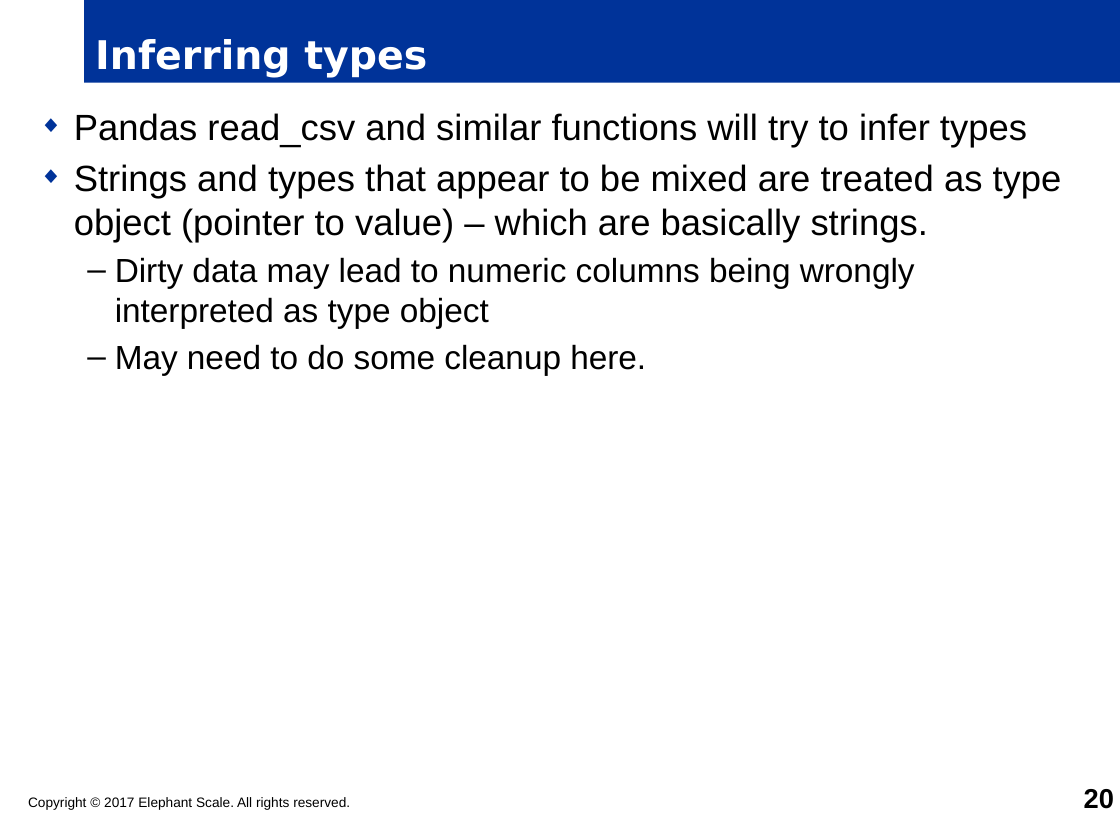
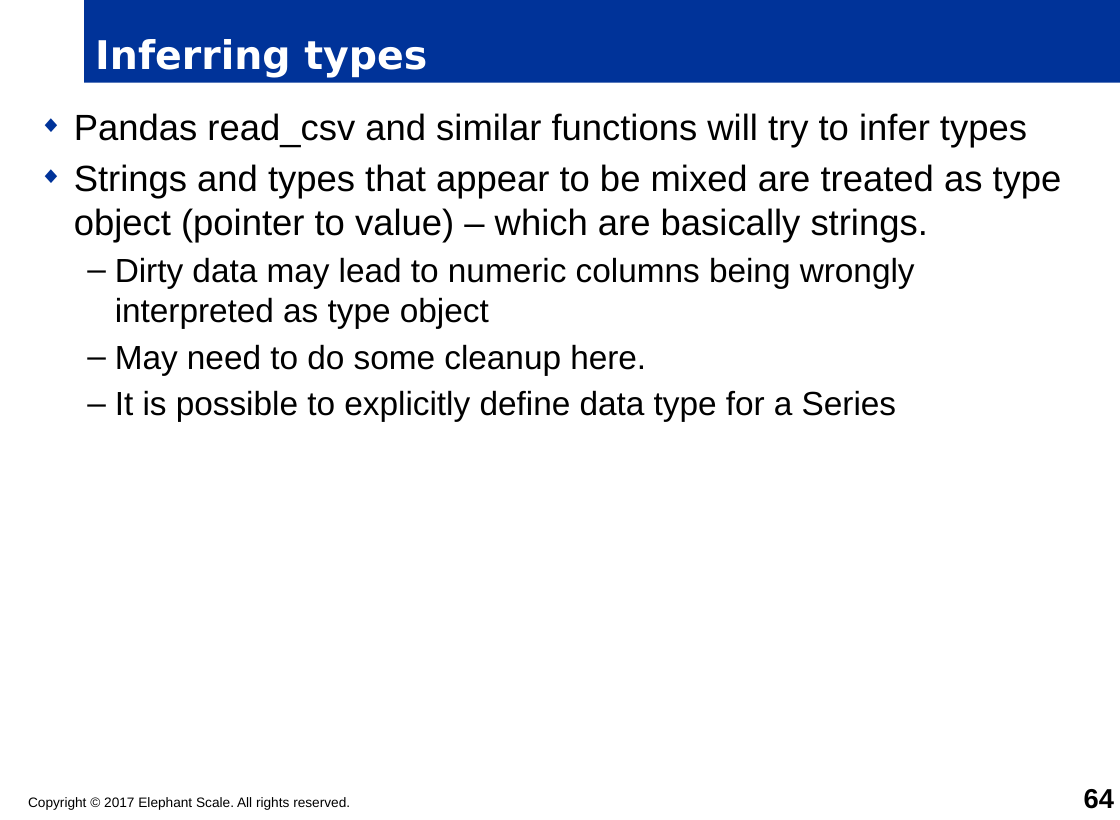
Before and after one commit to timfox456/container-resources, a slide deck: slide 64 of python/python-master/PYTHON-Pandas.pptx (slide 20 before the commit). Drawn at 1120x820 pixels with LibreOffice and Linux fonts; fonts in the diff are those of the drawing; background and template pictures are left out. Boxes give left, top, right and bottom in pixels: in the first picture for what was removed or moved away, otherwise in the second. Text is boxed around its words. In the diff, an @@ line names an element or a change of style, - is before the commit and + after.

```diff
--- a/python/python-master/PYTHON-Pandas.pptx
+++ b/python/python-master/PYTHON-Pandas.pptx
@@ text at bbox=[115, 390, 896, 422]: paragraph added @@
+  – It is possible to explicitly define data type for a Series
@@ page number at bbox=[1084, 789, 1114, 809]: text changed @@
-20
+64
```
Also in this commit, not shown: 1 other slide changed, 48 slides added, 6 other files.
